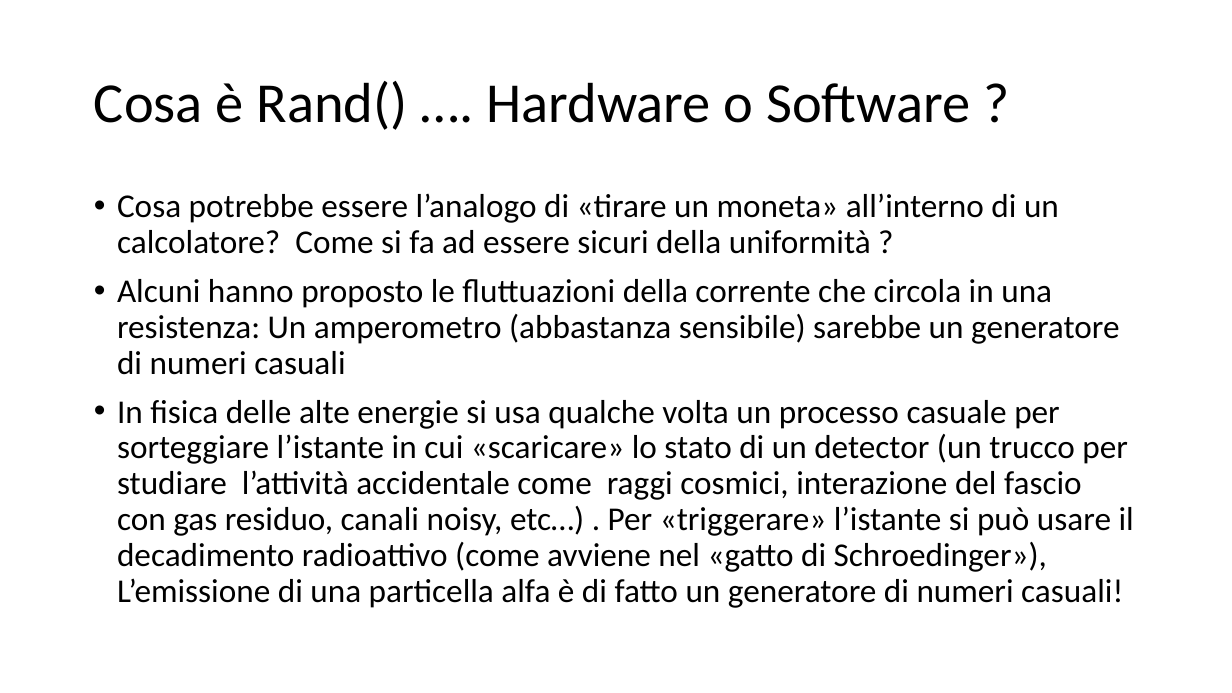
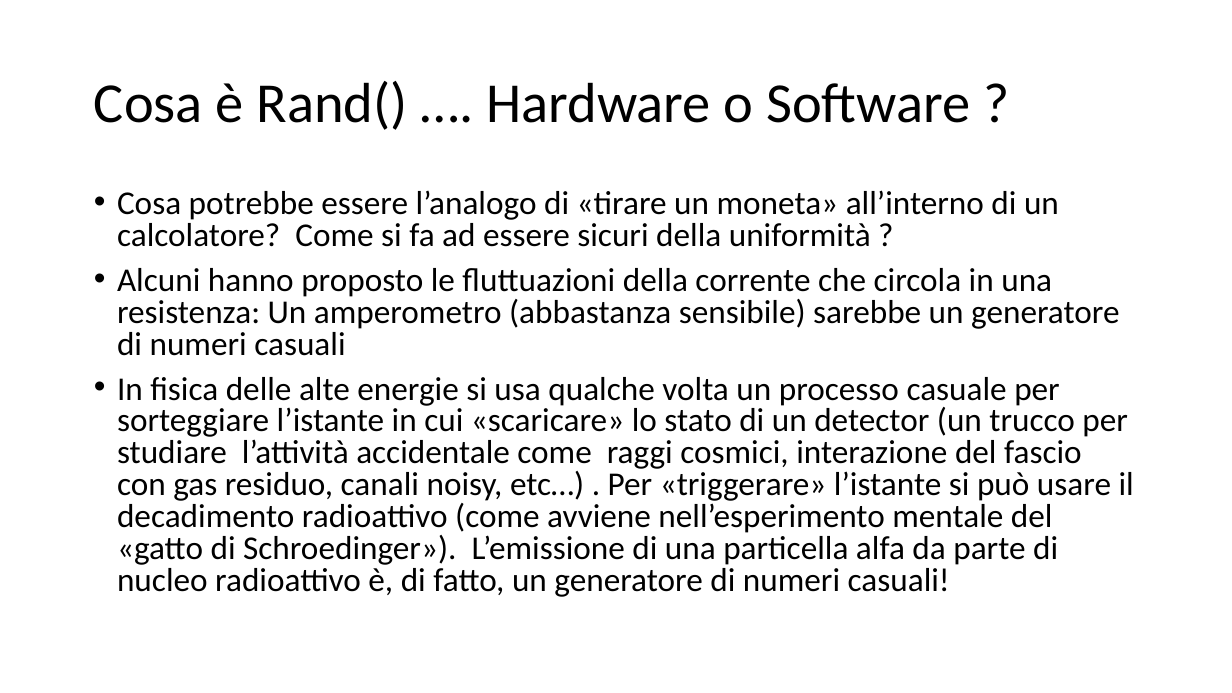
Before and after one commit to marcomonte94/Montecarlo, a slide deck: slide 12 of Slide Corso Metodi Montecarlo.pptx. Drawn at 1232x693 pixels with LibreOffice and Linux fonts; fonts in the diff are those of the drawing. Boxes give left, top, right and bottom in pixels: in the first picture for what was removed or moved away, otherwise in the second. Text is boxed around its words. In the diff, an @@ line names an element or a change of style, - is before the commit and + after.

```diff
--- a/Slide Corso Metodi Montecarlo.pptx
+++ b/Slide Corso Metodi Montecarlo.pptx
@@ text at (117, 190, 1119, 356): line spacing 0.9 to 0.8 @@
@@ text at (117, 377, 1134, 597): text changed @@
-• In fisica delle alte energie si usa qualche volta un processo casuale per sorteggiare l’istante in cui «scaricare» lo stato di un detector (un trucco per studiare l’attività accidentale come raggi cosmici, interazione del fascio con gas residuo, canali noisy, etc…) . Per «triggerare» l’istante si può usare il decadimento radioattivo (come avviene nel «gatto di Schroedinger»), L’emissione di una particella alfa è di fatto un generatore di numeri casuali!
+• In fisica delle alte energie si usa qualche volta un processo casuale per sorteggiare l’istante in cui «scaricare» lo stato di un detector (un trucco per studiare l’attività accidentale come raggi cosmici, interazione del fascio con gas residuo, canali noisy, etc…) . Per «triggerare» l’istante si può usare il decadimento radioattivo (come avviene nell’esperimento mentale del «gatto di Schroedinger»). L’emissione di una particella alfa da parte di nucleo radioattivo è, di fatto, un generatore di numeri casuali!
```
Also in this commit, not shown: 8 other slides changed, 18 slides added, 3 other files.
